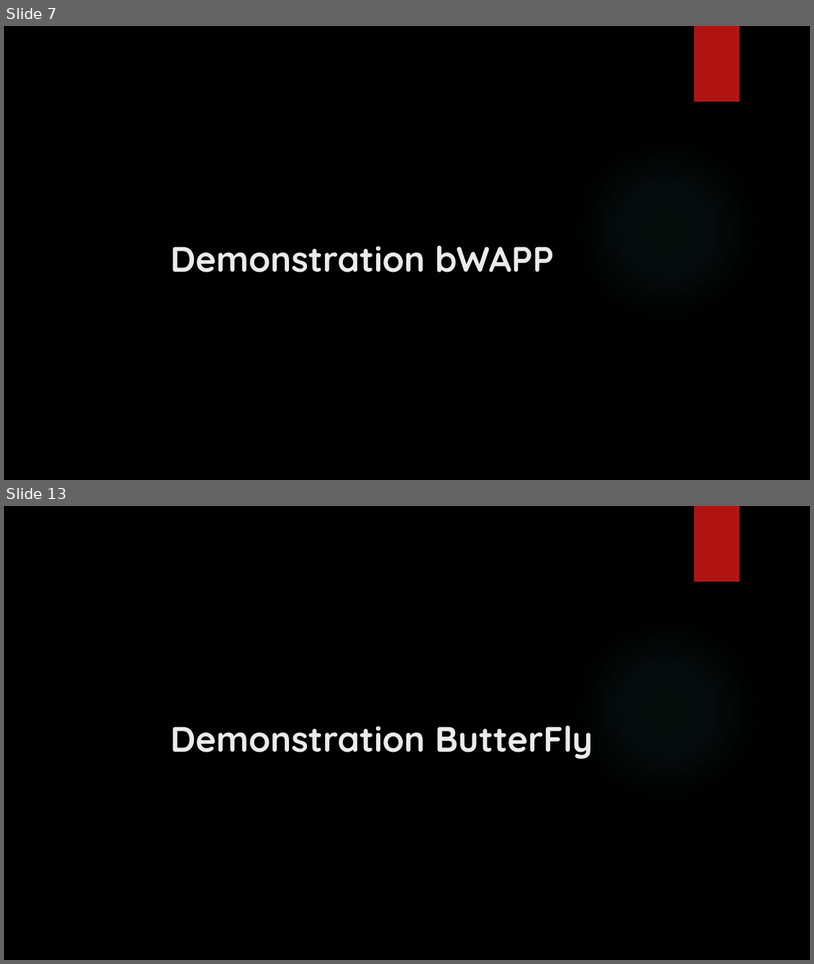
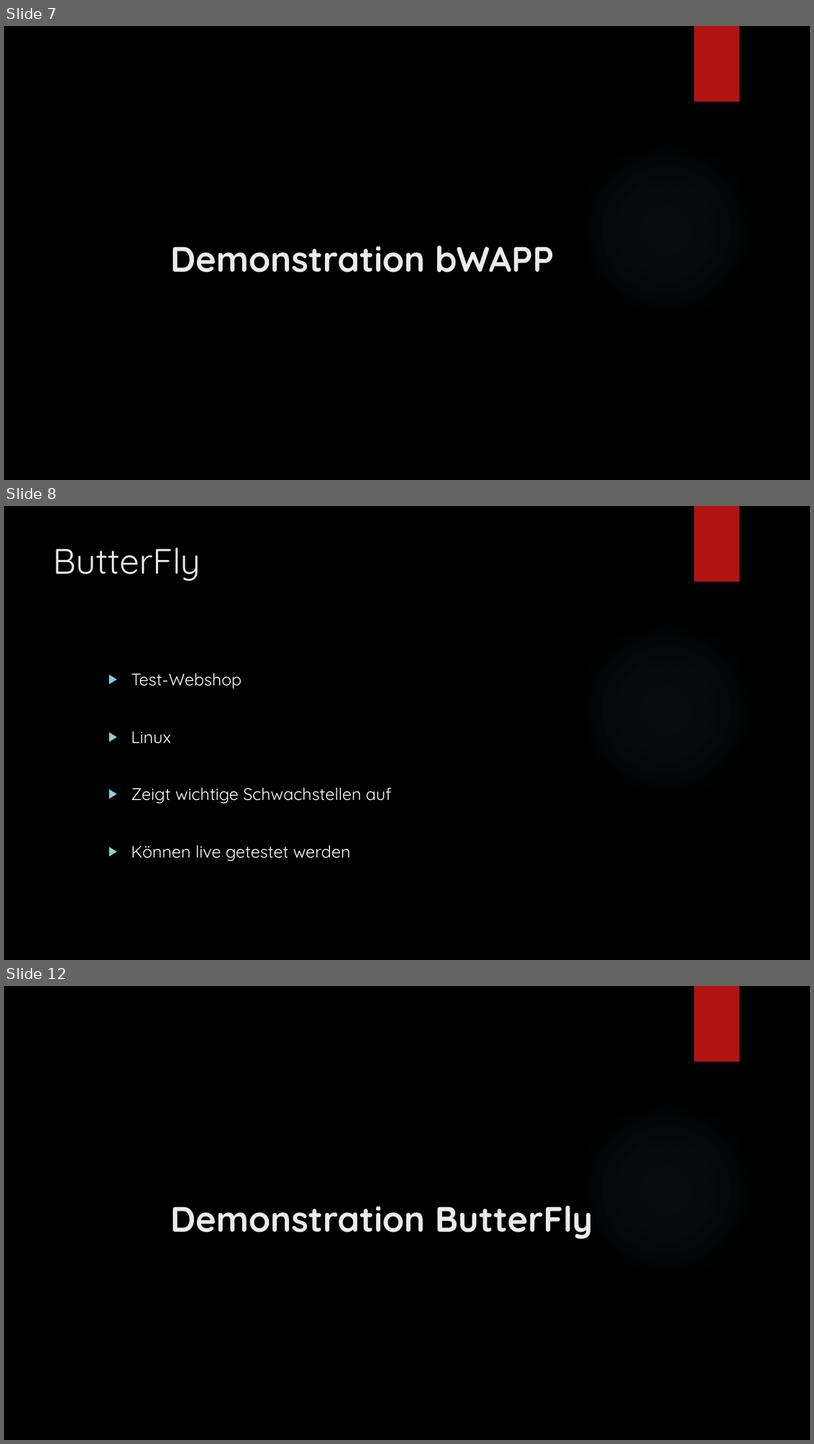
Before and after one commit to lightstalker89/MIT_SAD, a slide deck: second_semester/secure_webdevelopment/grill_lehner_murrent/Präsentation.pptx. Shown one above the other, each under a label of ours: slides 7 and 13 before the commit, slides 7, 8 and 12 after it; the slides between them are not shown. The pictures are 814x964 and 814x1444 pixels, drawn with LibreOffice and Linux fonts; fonts in the diff are those of the drawing; background and template pictures are left out. Boxes give left, top, right and bottom in pixels: in the first picture for what was removed or moved away, otherwise in the second. Text is boxed around its words. In the diff, an @@ line names an element or a change of style, - is before the commit and + after.

Commit message:
- added butterfly slides.

```diff
--- a/second_semester/secure_webdevelopment/grill_lehner_murrent/Präsentation.pptx
+++ b/second_semester/secure_webdevelopment/grill_lehner_murrent/Präsentation.pptx
@@ slide 8 added at (4,506,810,960), background picture (left out); not listed: 2 template elements that a slide beside it also shows @@
@@ title added at (53,548,201,581), 42 pt, text #EBEBEB @@
+ButterFly
@@ text added at (131,672,391,861), 20 pt, text #FFFFFF @@
+▶ Test-Webshop
+▶ Linux
+▶ Zeigt wichtige Schwachstellen auf
+▶ Können live getestet werden
@@ what was slide 13 is now slide 12 @@
```
Also in this commit, not shown: 3 slides changed, 2 slides removed.
